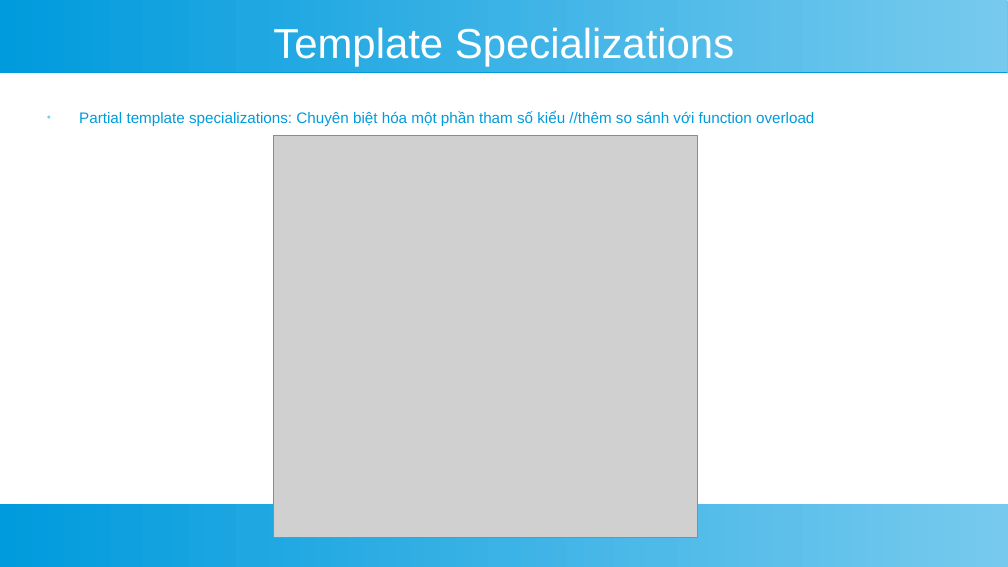
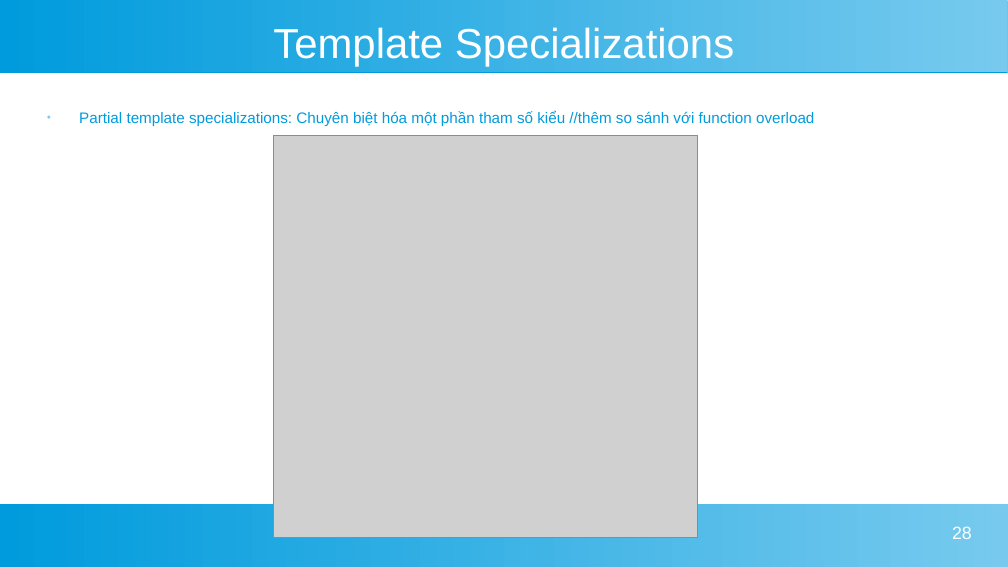
Before and after one commit to TrietTruong2243/AdvancedWeb_TicTacToe, a slide deck: slide 28 of template.odp (slide 29 before the commit). Drawn at 1008x567 pixels with LibreOffice and Linux fonts; fonts in the diff are those of the drawing; grey boxes stand for pictures. Boxes give left, top, right and bottom in pixels: in the first picture for what was removed or moved away, otherwise in the second. Text is boxed around its words. In the diff, an @@ line names an element or a change of style, - is before the commit and + after.

```diff
--- a/template.odp
+++ b/template.odp
@@ rectangle removed at [0,504,1008,567] @@
@@ freeform shape added at [0,504,1008,567], fill gradient #77CAEE to #009BDD @@
@@ page number added at [952,526,972,539], 14 pt, text #FFFFFF @@
+28
```
Also in this commit, not shown: 26 other slides changed, 1 slide added, 2 slides removed.
